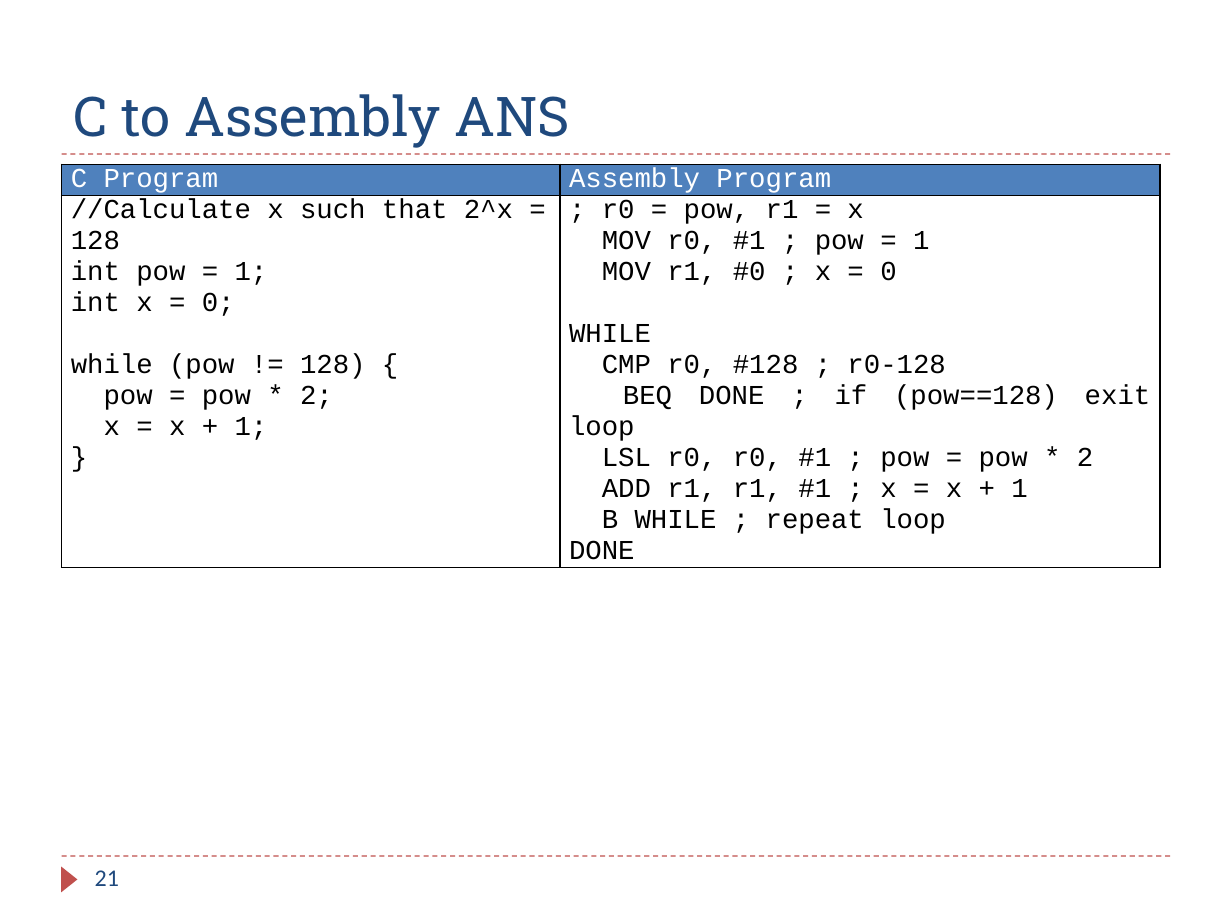
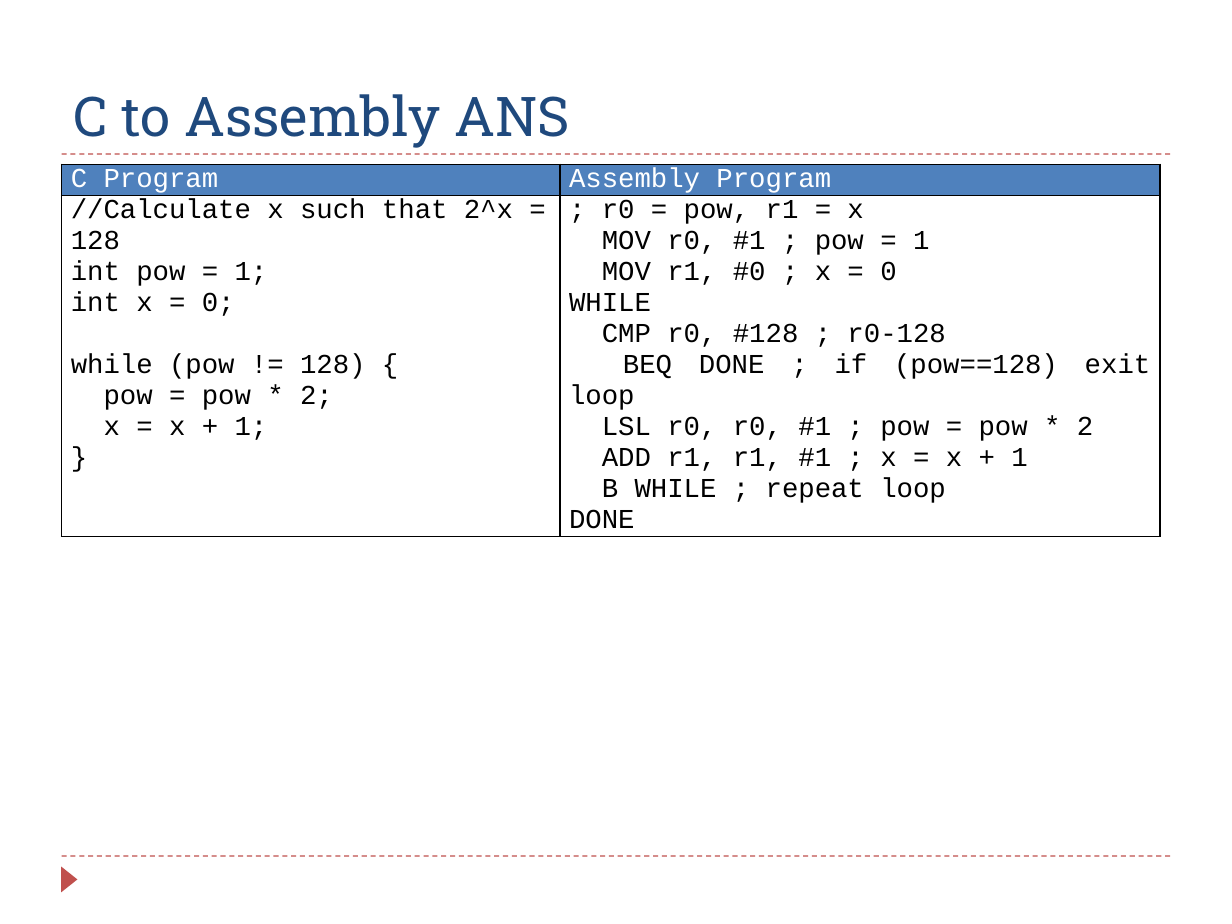
Before and after one commit to guhofstra/CSC111Fa25, a slide deck: slide 21 of PPTs/Ch6_ARM_Control_Flow_Exercises_ANS.pptx. Drawn at 1232x924 pixels with LibreOffice and Linux fonts; fonts in the diff are those of the drawing. Boxes give left, top, right and bottom in pixels: in the first picture for what was removed or moved away, otherwise in the second. Text is boxed around its words. In the diff, an @@ line names an element or a change of style, - is before the commit and + after.

```diff
--- a/PPTs/Ch6_ARM_Control_Flow_Exercises_ANS.pptx
+++ b/PPTs/Ch6_ARM_Control_Flow_Exercises_ANS.pptx
@@ table: place and size @@
-table at (62,164,1159,564)
+table at (62,164,1159,533)
@@ page number removed at (95,870,119,886) @@
-21
```
Also in this commit, not shown: 9 other slides changed, 1 slide added, 4 other files.
